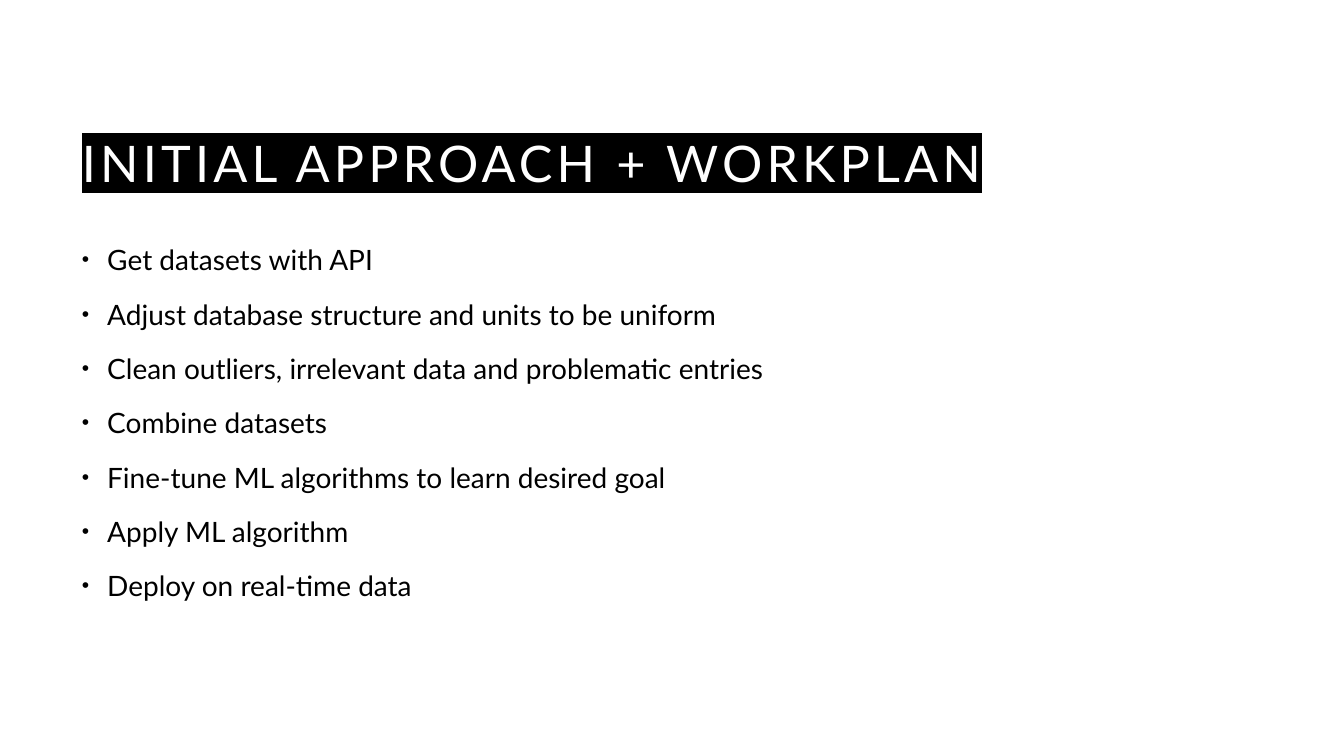
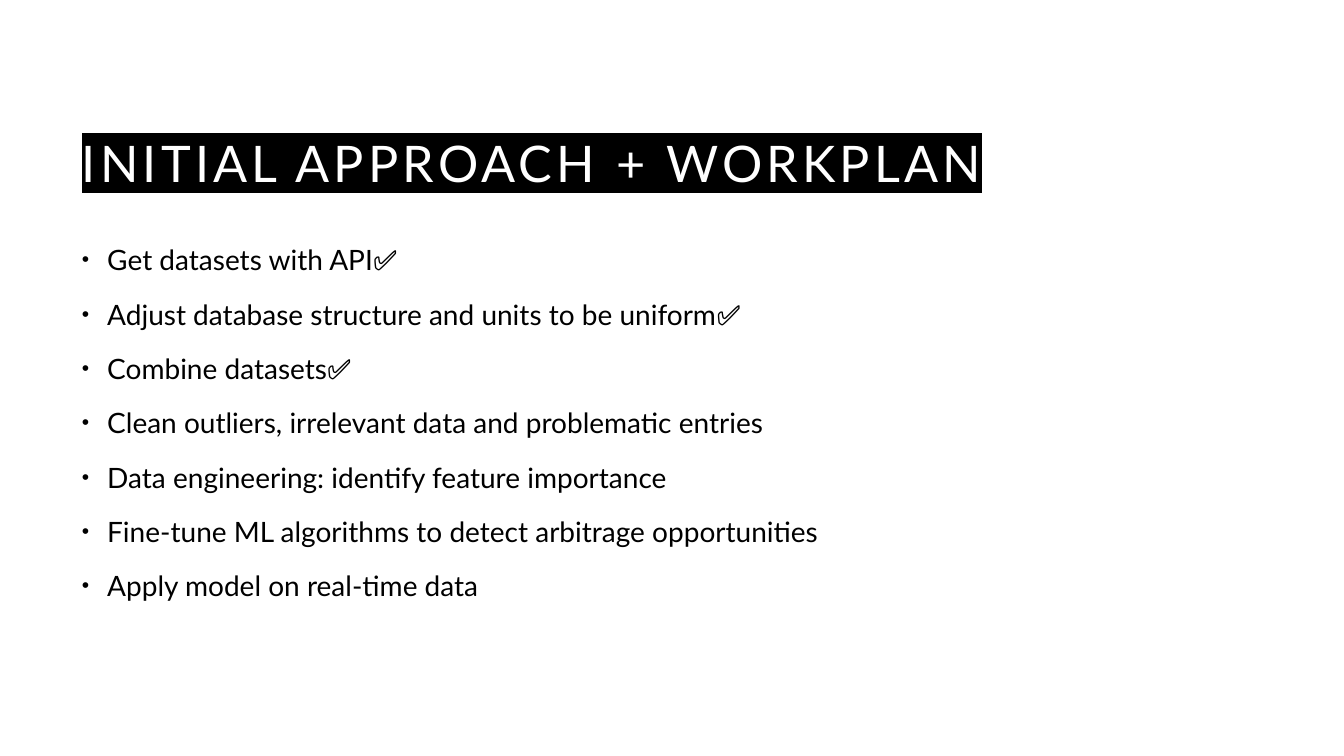
Before and after one commit to guyHarem/TAU_DS_Project, a slide deck: slide 7 of Presentations/DS-project-poc.pptx (slide 6 before the commit). Drawn at 1344x756 pixels with LibreOffice and Linux fonts; fonts in the diff are those of the drawing. Boxes give left, top, right and bottom in pixels: in the first picture for what was removed or moved away, otherwise in the second. Text is boxed around its words. In the diff, an @@ line names an element or a change of style, - is before the commit and + after.

```diff
--- a/Presentations/DS-project-poc.pptx
+++ b/Presentations/DS-project-poc.pptx
@@ text at <box>107,249,742,380</box>: text changed @@
-• Get datasets with API
-• Adjust database structure and units to be uniform
+• Get datasets with API✅
+• Adjust database structure and units to be uniform✅
+• Combine datasets✅
@@ text at <box>107,467,818,601</box>: text changed @@
-• Combine datasets
-• Fine-tune ML algorithms to learn desired goal
-• Apply ML algorithm
-• Deploy on real-time data
+• Data engineering: identify feature importance
+• Fine-tune ML algorithms to detect arbitrage opportunities
+• Apply model on real-time data
```
Also in this commit, not shown: 14 other slides changed, 3 slides added, 1 slide removed.
